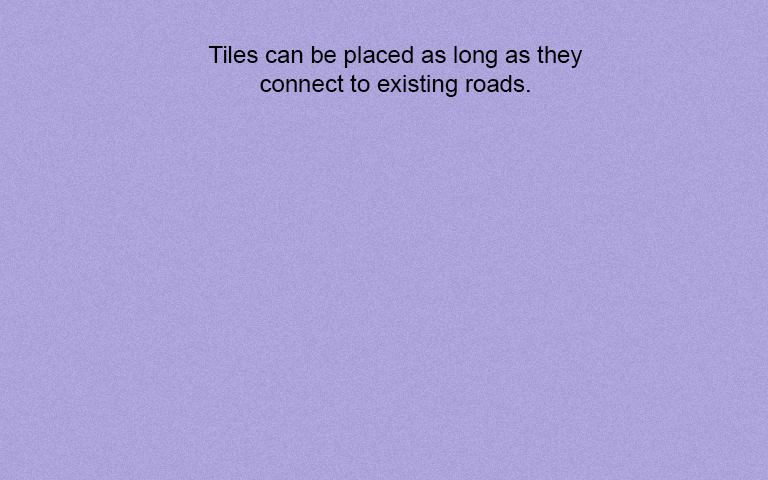
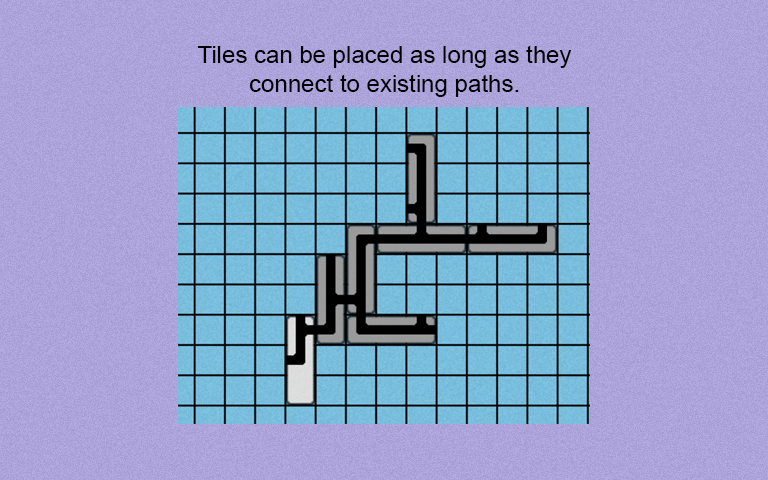
Two versions of the same layered image (768 x 480). Layer-by-layer changes:
added layer "Layer 1" above "Tiles can be placed as long as they connect to existing paths." over box(178, 107, 590, 424)
renamed "Tiles can be placed as long as they connect to existing roads." to "Tiles can be placed as long as they connect to existing paths.", painted on it over box(197, 45, 583, 97)
